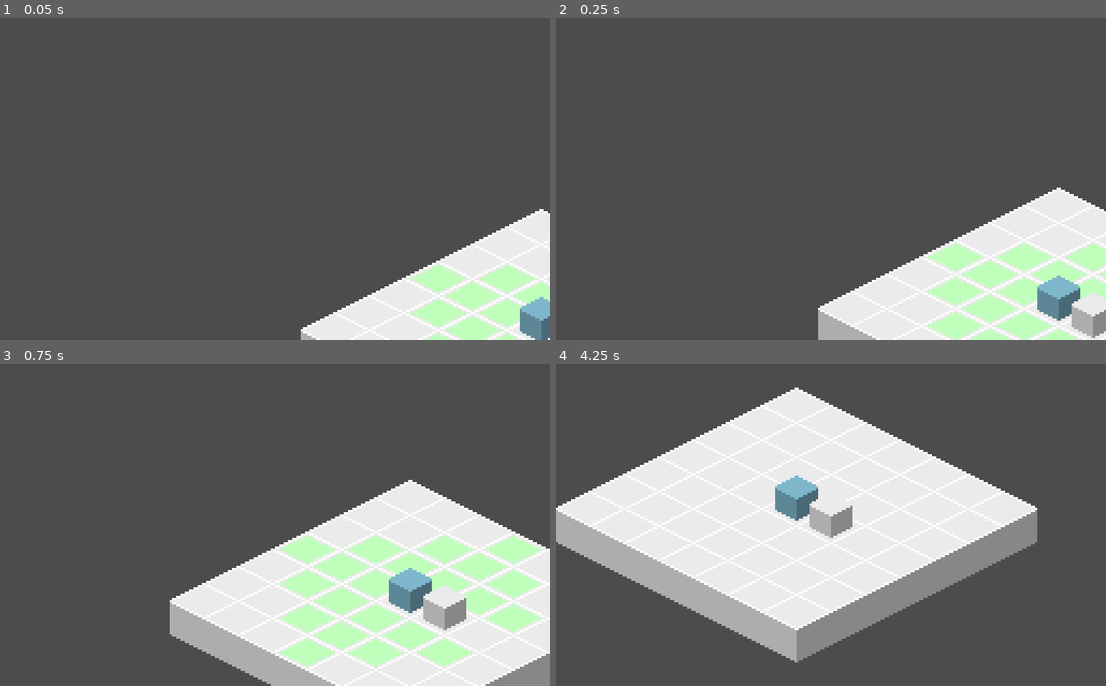
Above: before the commit, frames 1-4 (two rows, left to right).
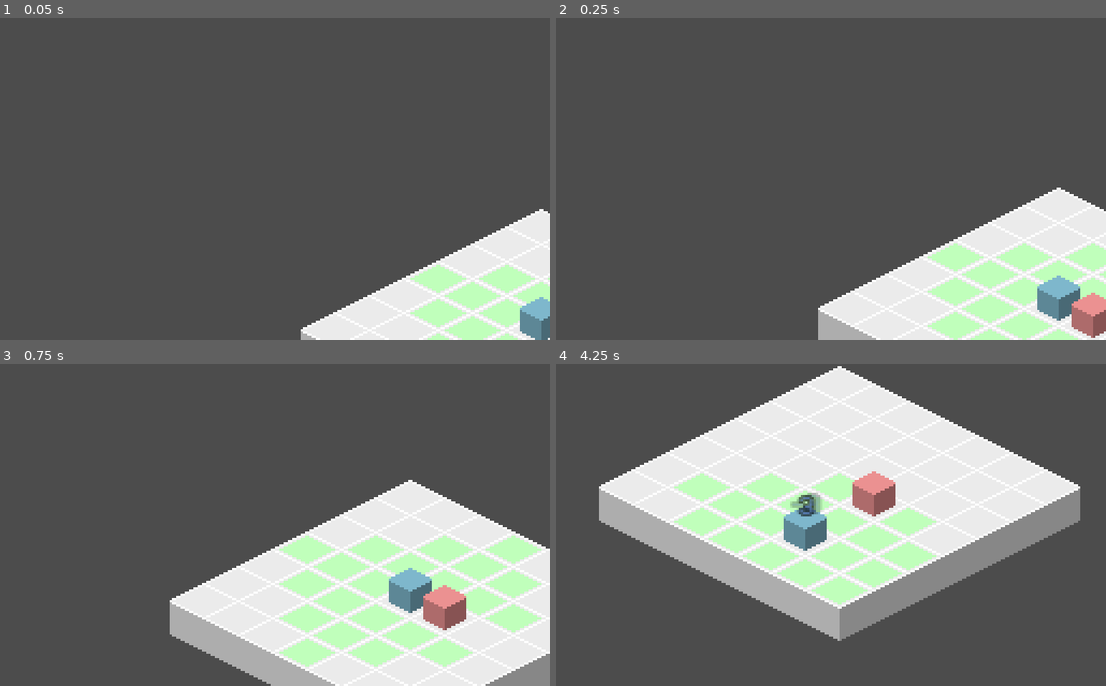
Above: after the commit, the same moments.

Repository: jaytav/godot-test-3
Game: Godot game, scene res://main.tscn
The game is run twice, just before and just after one commit, with the same random seed, the same clock (stepped at 60 frames per second) and the same inputs.
Inputs (mouse positions are in pixels of both pictures, inside the frame that each line leads up to):
- Up to frame 1 (0.05 s): no input
- Up to frame 2 (0.25 s): no input
- Up to frame 3 (0.75 s): move the mouse to (396, 508) at 0.52 s; press the mouse at (396, 508) at 0.53 s
- Up to frame 4 (4.25 s): tap Space (ui_select) at 0.77, 1.52, 3.02, 3.77 s; move the mouse to (721, 541) at 1.27 s; release the mouse at (721, 541) at 1.28 s; click (721, 541) at 1.35 s; move the mouse to (886, 454) at 2.02 s; press the mouse at (886, 454) at 2.03 s; tap Enter at 2.75 s; move the mouse to (803, 589) at 2.77 s; release the mouse at (803, 589) at 2.78 s; click (803, 589) at 2.85 s; move the mouse to (996, 573) at 3.52 s; press the mouse at (996, 573) at 3.53 s

Frame 1 is identical in both runs. In frame 2, 0.7% of the frame differs, in the area x 93-100%, y 85-100%; in frame 3, 0.8%; in frame 4, 27%, in the area x 0-96%, y 0-93%.

Commit message:
add turn skipper enemy

Diff:
--- a/src/autoload/camera_controller.gd
+++ b/src/autoload/camera_controller.gd
@@ -22,4 +22,5 @@
 
 
 func _on_character_turn_started(character: Character) -> void:
+    print(character.name + " started in camera")
     _follow_entity = character
--- /dev/null
+++ b/src/entity/character/enemy/enemies/turn_skipper/states/active.gd
@@ -0,0 +1,11 @@
+extends State
+
+onready var _animation_player = get_node("AnimationPlayer")
+
+
+func enter() -> void:
+    _animation_player.play("Jump")
+
+
+func _on_AnimationPlayer_animation_finished(anim_name):
+    owner.end_turn()
--- /dev/null
+++ b/src/entity/character/enemy/enemies/turn_skipper/turn_skipper.tscn
@@ -0,0 +1,51 @@
+[gd_scene load_steps=5 format=2]
+
+[ext_resource path="res://src/entity/character/enemy/enemies/turn_skipper/states/active.gd" type="Script" id=1]
+[ext_resource path="res://src/entity/character/enemy/enemy.tscn" type="PackedScene" id=2]
+
+[sub_resource type="Animation" id=1]
+resource_name = "Jump"
+tracks/0/type = "bezier"
+tracks/0/path = NodePath("../../Sprite:offset:y")
+tracks/0/interp = 1
+tracks/0/loop_wrap = true
+tracks/0/imported = false
+tracks/0/enabled = true
+tracks/0/keys = {
+"points": PoolRealArray( -8, -0.25, 0, 0.25, 0, -16, -0.25, 0, 0.25, 0, -8, -0.25, 0, 0.25, 0 ),
+"times": PoolRealArray( 0, 0.5, 1 )
+}
+
+[sub_resource type="Animation" id=2]
+length = 0.001
+tracks/0/type = "bezier"
+tracks/0/path = NodePath("../../Sprite:offset:x")
+tracks/0/interp = 1
+tracks/0/loop_wrap = true
+tracks/0/imported = false
+tracks/0/enabled = true
+tracks/0/keys = {
+"points": PoolRealArray( 0, -0.25, 0, 0.25, 0 ),
+"times": PoolRealArray( 0 )
+}
+tracks/1/type = "bezier"
+tracks/1/path = NodePath("../../Sprite:offset:y")
+tracks/1/interp = 1
+tracks/1/loop_wrap = true
+tracks/1/imported = false
+tracks/1/enabled = true
+tracks/1/keys = {
+"points": PoolRealArray( -8, -0.25, 0, 0.25, 0 ),
+"times": PoolRealArray( 0 )
+}
+
+[node name="TurnSkipper" instance=ExtResource( 2 )]
+
+[node name="Active" parent="StateMachine" index="1"]
+script = ExtResource( 1 )
+
+[node name="AnimationPlayer" type="AnimationPlayer" parent="StateMachine/Active" index="0"]
+anims/Jump = SubResource( 1 )
+anims/RESET = SubResource( 2 )
+
+[connection signal="animation_finished" from="StateMachine/Active/AnimationPlayer" to="StateMachine/Active" method="_on_AnimationPlayer_animation_finished"]
--- a/src/entity/character/enemies/Enemy.tscn
+++ b/src/entity/character/enemy/enemy.tscn
@@ -6,3 +6,6 @@
 
 [node name="HealthPoints" parent="Stats" index="1"]
 max_value = 3
+
+[node name="Sprite" parent="." index="4"]
+modulate = Color( 1, 0.615686, 0.615686, 1 )
--- a/src/scenes/world.tscn
+++ b/src/scenes/world.tscn
@@ -4,8 +4,8 @@
 [ext_resource path="res://assets/textures/floor.png" type="Texture" id=2]
 [ext_resource path="res://assets/textures/action.png" type="Texture" id=3]
 [ext_resource path="res://assets/textures/action_secondary.png" type="Texture" id=4]
-[ext_resource path="res://src/entity/character/enemies/Enemy.tscn" type="PackedScene" id=5]
-[ext_resource path="res://src/animations/floating_text.tscn" type="PackedScene" id=6]
+[ext_resource path="res://src/entity/character/enemy/enemies/turn_skipper/turn_skipper.tscn" type="PackedScene" id=5]
+[ext_resource path="res://src/entity/character/character.gd" type="Script" id=6]
 
 [sub_resource type="TileSet" id=1]
 0/name = "floor.png 0"
@@ -101,8 +101,8 @@
 [node name="Player" parent="Characters" instance=ExtResource( 1 )]
 position = Vector2( 128, 72 )
 
-[node name="Enemy" parent="Characters" instance=ExtResource( 5 )]
+[node name="TurnSkipper" parent="Characters" instance=ExtResource( 5 )]
 position = Vector2( 144, 80 )
+script = ExtResource( 6 )
 
-[node name="FloatingText" parent="." instance=ExtResource( 6 )]
-position = Vector2( 147, 65 )
+[editable path="Characters/Player"]
--- a/src/state_machine/state_machine.gd
+++ b/src/state_machine/state_machine.gd
@@ -4,6 +4,7 @@
 signal transitioned(from_state, to_state)
 
 export(NodePath) var _initial_state
+export(bool) var _debug
 
 var _active_state: State
 
@@ -43,7 +44,8 @@
 
 
 func _on_StateMachine_transitioned(from_state: State, to_state: State) -> void:
-    if from_state:
-        print("%s.%s transitioned from %s to %s" % [owner.name, name, from_state.name, to_state.name])
-    else:
-        print("%s.%s transitioned to %s" % [owner.name, name, to_state.name])
+    if _debug:
+        if from_state:
+            print("%s.%s transitioned from %s to %s" % [owner.name, name, from_state.name, to_state.name])
+        else:
+            print("%s.%s transitioned to %s" % [owner.name, name, to_state.name])
